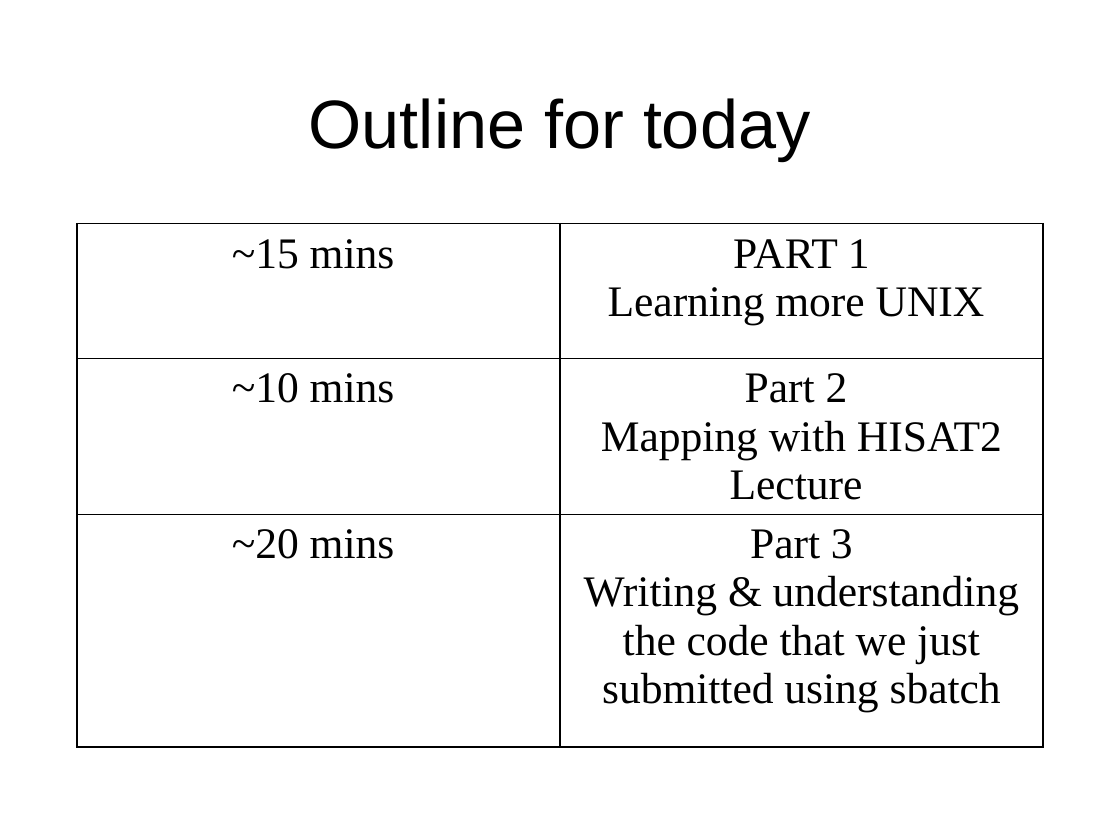
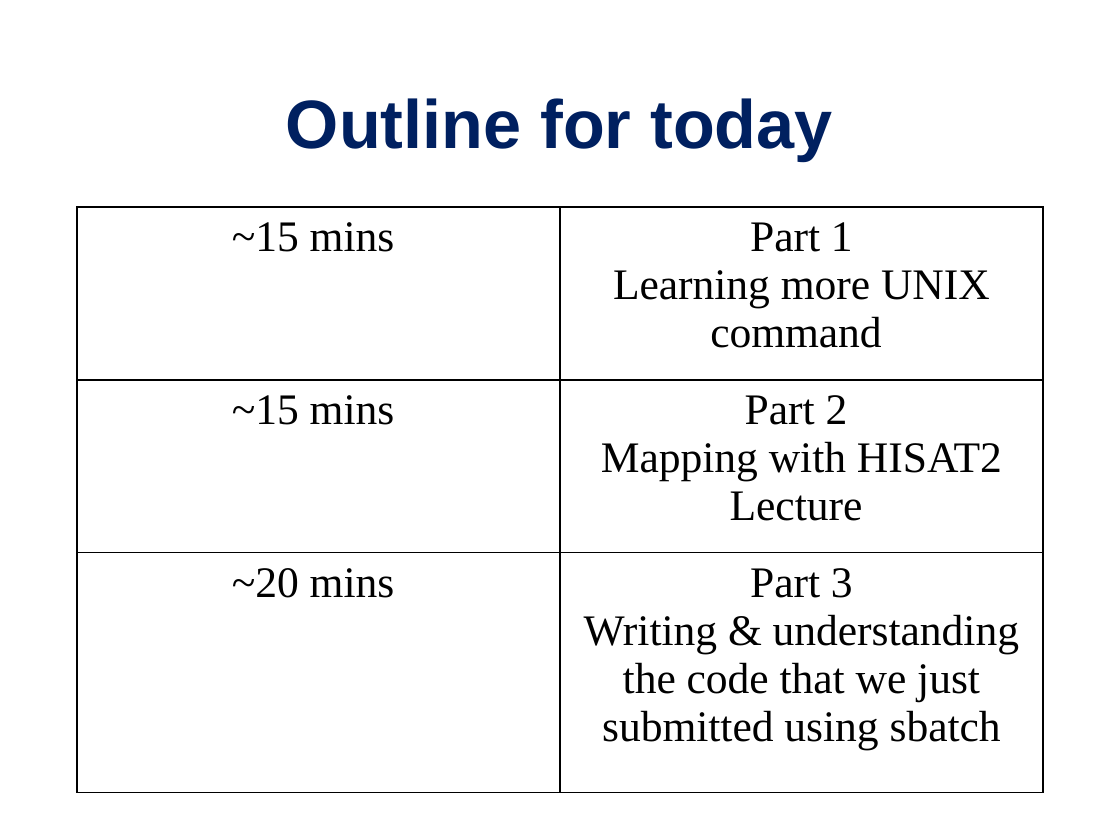
Before and after one commit to PRodriguez19/Intro-to-rnaseq, a slide deck: slide 4 of lectures/Lecture9-MMG232.pptx. Drawn at 1120x840 pixels with LibreOffice and Linux fonts; fonts in the diff are those of the drawing. Boxes give left, top, right and bottom in pixels: in the first picture for what was removed or moved away, otherwise in the second. Text is boxed around its words. In the diff, an @@ line names an element or a change of style, - is before the commit and + after.

```diff
--- a/lectures/Lecture9-MMG232.pptx
+++ b/lectures/Lecture9-MMG232.pptx
@@ title "Outline for today" at bbox=[286, 98, 832, 160]: text colour #000000 to #002060, bold on @@
@@ table at bbox=[77, 207, 1043, 793] @@
-row 1, column 2: PART 1 / Learning more UNIX
+row 1, column 2: Part 1 / Learning more UNIX command
-row 2, column 1: ~10 mins
+row 2, column 1: ~15 mins
@@ table: place and size @@
-table at bbox=[77, 224, 1043, 759]
+table at bbox=[77, 207, 1043, 793]
```
Also in this commit, not shown: 21 other slides changed, 3 slides added, 4 slides removed, 2 other files.
